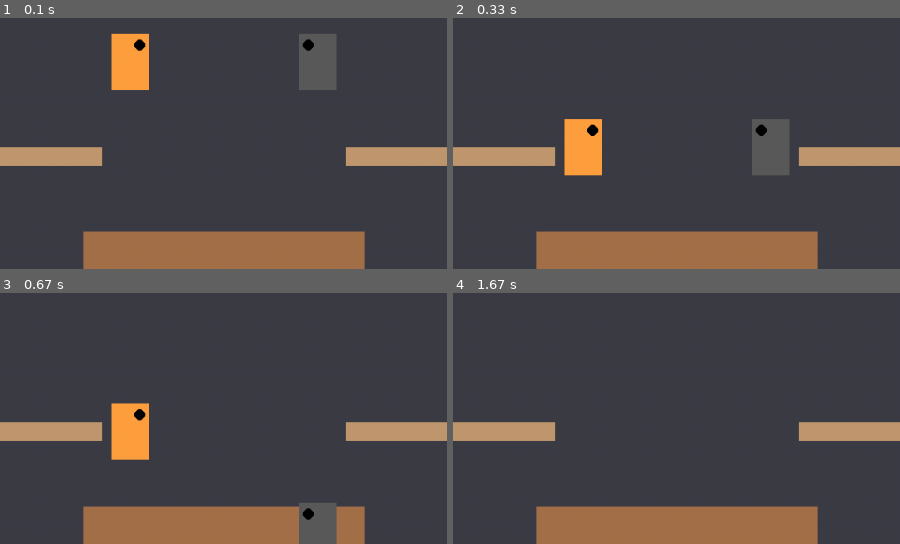
Above: before the commit, frames 1-4 (two rows, left to right).
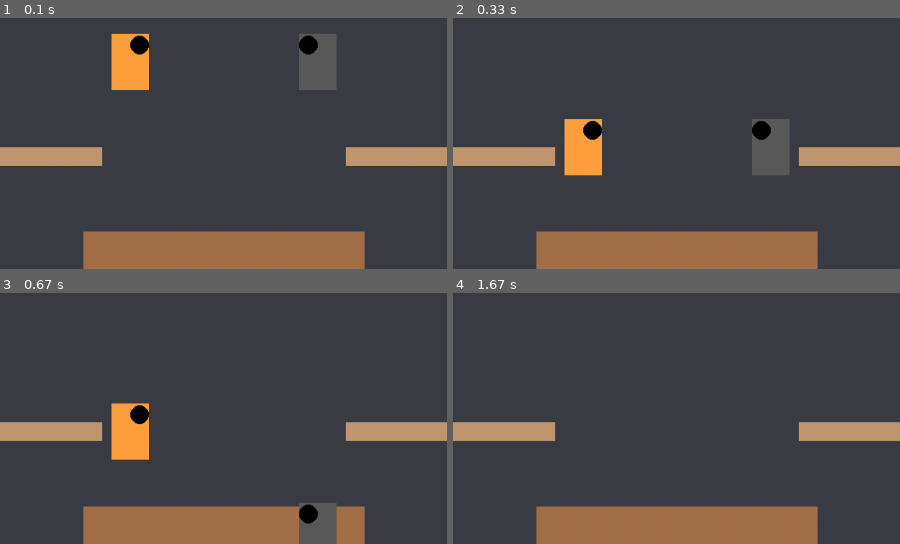
Above: after the commit, the same moments.

Repository: avidrucker/pycats
Game: pygame game, started from main_003_hitboxes_attack_sprites_and_player_facing.py
Same seed, same stepped clock (60 frames per second), same inputs: the game is played once before the commit and once after it.
Inputs:
- Up to frame 1 (0.1 s): no input
- Up to frame 2 (0.33 s): no input
- Up to frame 3 (0.67 s): tap E at 0.33 s
- Up to frame 4 (1.67 s): tap / at 0.67 s; hold Up from 1.5 s (still down)
The pictures show only the part of the screen within x 25-75%, y 50-100%; the shares and areas given below are measured in that part.

The runs differ from the first frame. In frame 1, 0.4% of the frame differs, in the area x 29-72%, y 6-15%; in frame 2, 0.4%; in frame 3, 0.4%; in frame 4, nothing differs.

Commit message:
fix increase eye size

Diff:
--- a/main_003_hitboxes_attack_sprites_and_player_facing.py
+++ b/main_003_hitboxes_attack_sprites_and_player_facing.py
@@ -53,7 +53,7 @@
 ATTACK_SIZE     = (30, 18)    # (w, h) of the rectangle
 EYE_OFFSET_X    = 10           # distance from body edge
 EYE_OFFSET_Y    = 12           # distance from body top
-EYE_RADIUS = 6
+EYE_RADIUS = 10
 
 # ---------------------------------------------------------------------------
 # Stage geometry helpers
